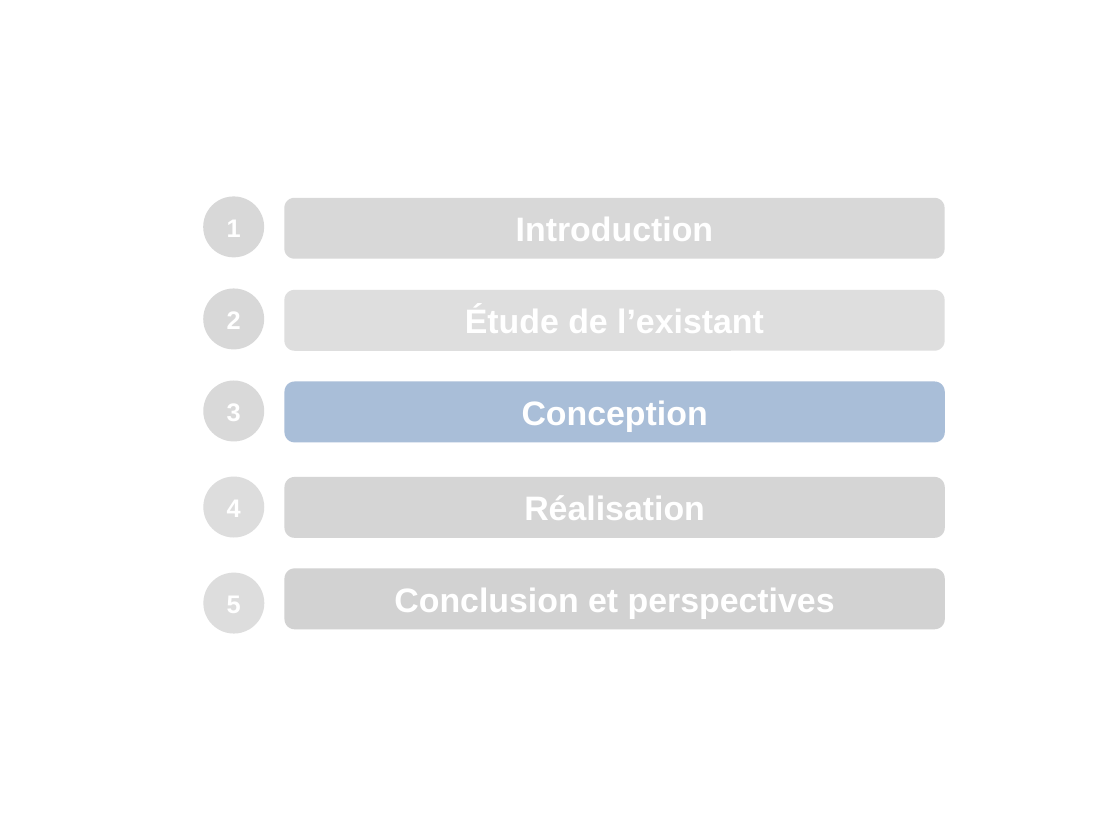
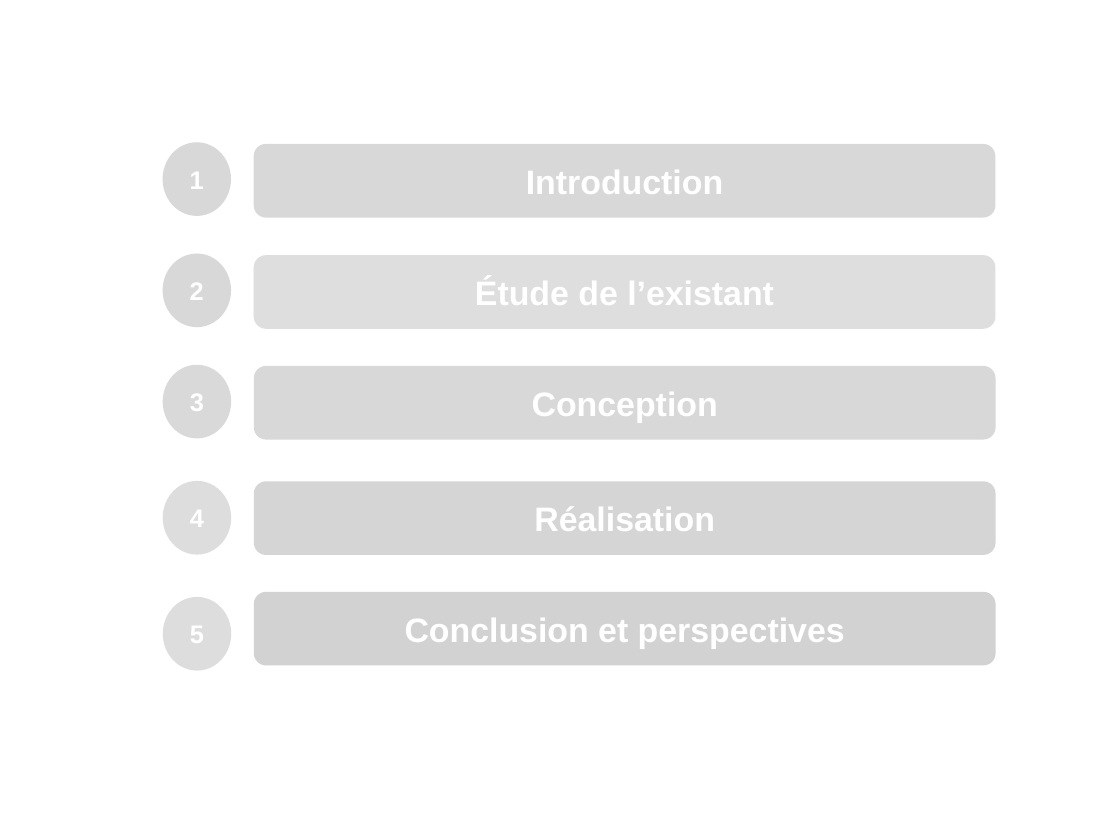
Before and after one commit to amine95bz/PFE, a slide deck: slide 10 of presentation.odp (slide 8 before the commit). Drawn at 1120x840 pixels with LibreOffice and Linux fonts; fonts in the diff are those of the drawing; background and template pictures are left out. Boxes give left, top, right and bottom in pixels: in the first picture for what was removed or moved away, otherwise in the second. Text is boxed around its words. In the diff, an @@ line names an element or a change of style, - is before the commit and + after.

```diff
--- a/presentation.odp
+++ b/presentation.odp
@@ ellipse "1": place and size @@
-ellipse "1" at bbox=[203, 196, 264, 257]
+ellipse "1" at bbox=[163, 142, 231, 216]
@@ rounded rectangle "Introduction": place and size @@
-rounded rectangle "Introduction" at bbox=[285, 198, 945, 259]
+rounded rectangle "Introduction" at bbox=[254, 144, 996, 219]
@@ ellipse "2": place and size @@
-ellipse "2" at bbox=[203, 289, 264, 350]
+ellipse "2" at bbox=[163, 254, 231, 328]
@@ rounded rectangle "Étude de l’existant": place and size @@
-rounded rectangle "Étude de l’existant" at bbox=[285, 290, 945, 351]
+rounded rectangle "Étude de l’existant" at bbox=[254, 255, 996, 329]
@@ ellipse "3": place and size @@
-ellipse "3" at bbox=[203, 381, 264, 442]
+ellipse "3" at bbox=[163, 365, 231, 439]
@@ rounded rectangle "Conception": place and size @@
-rounded rectangle "Conception" at bbox=[285, 381, 945, 442]
+rounded rectangle "Conception" at bbox=[254, 366, 996, 440]
@@ rounded rectangle "Conception" at bbox=[254, 366, 996, 440]: fill #3465A4 at 42% opacity to #B2B2B2 at 50% opacity @@
@@ ellipse "4": place and size @@
-ellipse "4" at bbox=[203, 477, 264, 538]
+ellipse "4" at bbox=[163, 481, 231, 555]
@@ rounded rectangle "Réalisation": place and size @@
-rounded rectangle "Réalisation" at bbox=[285, 477, 945, 538]
+rounded rectangle "Réalisation" at bbox=[254, 482, 996, 556]
@@ ellipse "5": place and size @@
-ellipse "5" at bbox=[203, 573, 264, 634]
+ellipse "5" at bbox=[163, 598, 231, 672]
@@ rounded rectangle "Conclusion et perspectives": place and size @@
-rounded rectangle "Conclusion et perspectives" at bbox=[285, 568, 945, 629]
+rounded rectangle "Conclusion et perspectives" at bbox=[254, 592, 996, 666]
```
Also in this commit, not shown: 8 other slides changed, 1 slide removed, 1 other file.
